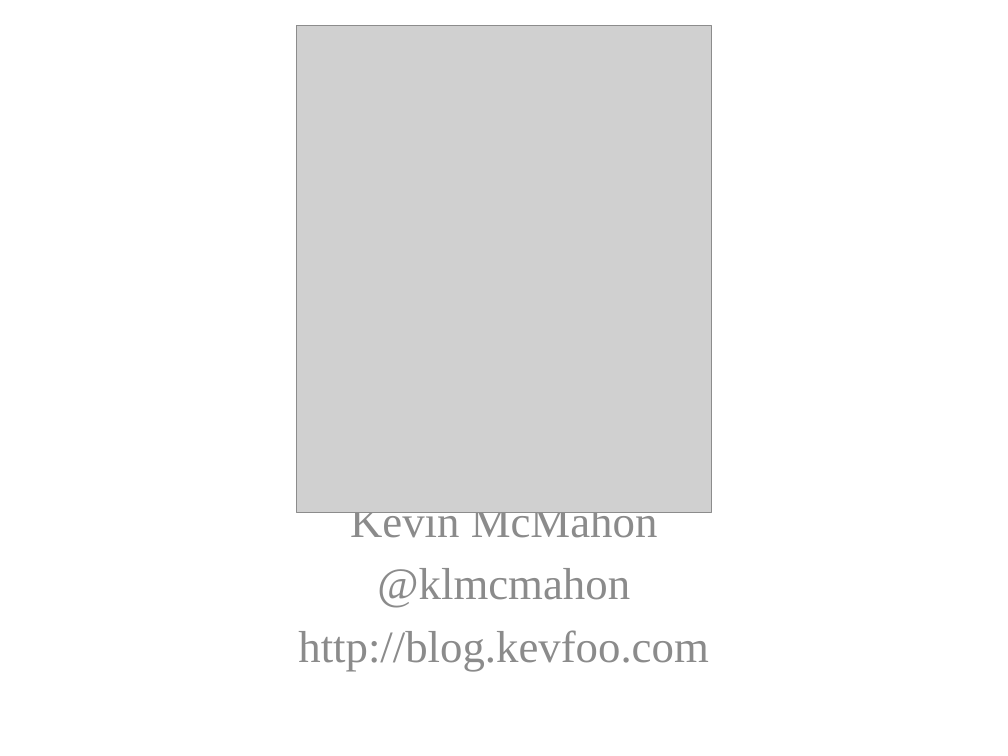
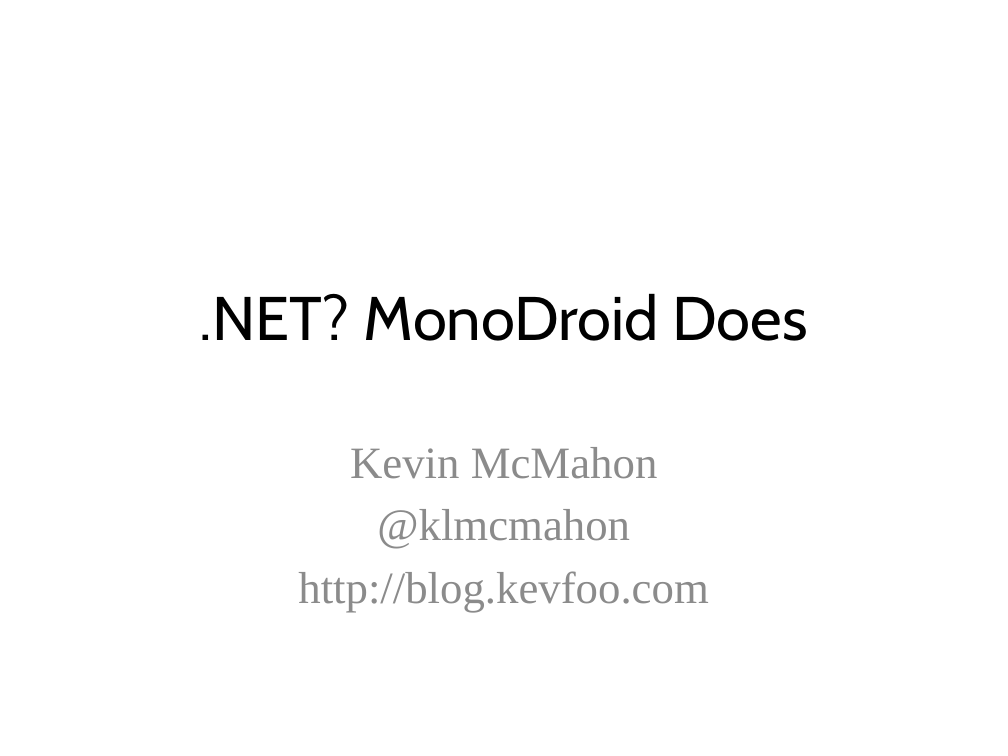
Before and after one commit to kevinmcmahon/MonoDroid101, a slide deck: slide 1 of slides/Monodroid101.pptx. Drawn at 1008x756 pixels with LibreOffice and Linux fonts; fonts in the diff are those of the drawing; grey boxes stand for pictures; background and template pictures are left out. Boxes give left, top, right and bottom in pixels: in the first picture for what was removed or moved away, otherwise in the second. Text is boxed around its words. In the diff, an @@ line names an element or a change of style, - is before the commit and + after.

```diff
--- a/slides/Monodroid101.pptx
+++ b/slides/Monodroid101.pptx
@@ picture removed at (x1=297, y1=25, x2=712, y2=512) @@
@@ title added at (x1=200, y1=293, x2=807, y2=341), 44 pt, text #000000 @@
+.NET? MonoDroid Does
@@ subtitle "Kevin McMahon" rewrapped from (x1=298, y1=502, x2=708, y2=672) to (x1=298, y1=447, x2=708, y2=613) @@
```
Also in this commit, not shown: 7 other slides changed, 2 slides removed, 1 other file.
